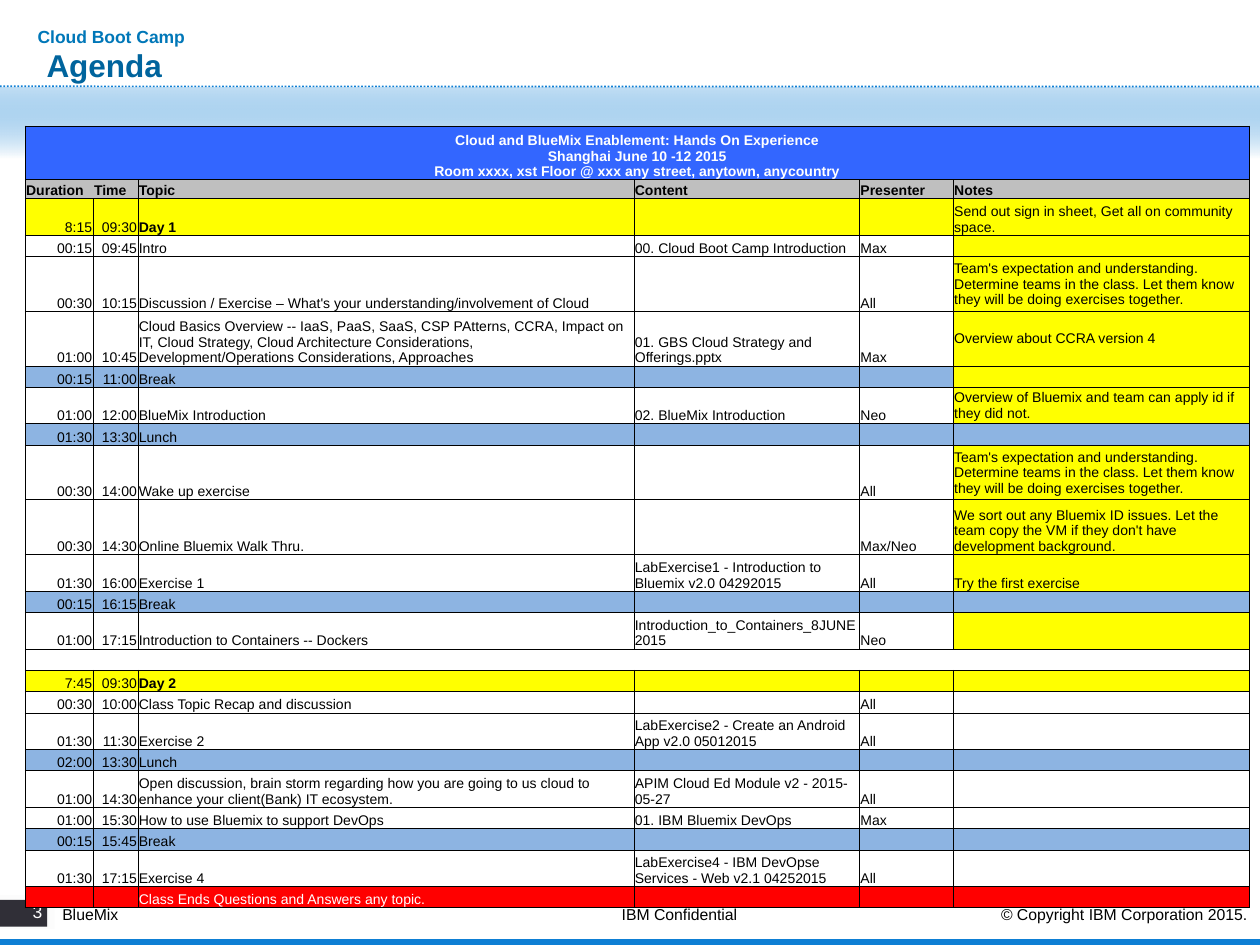
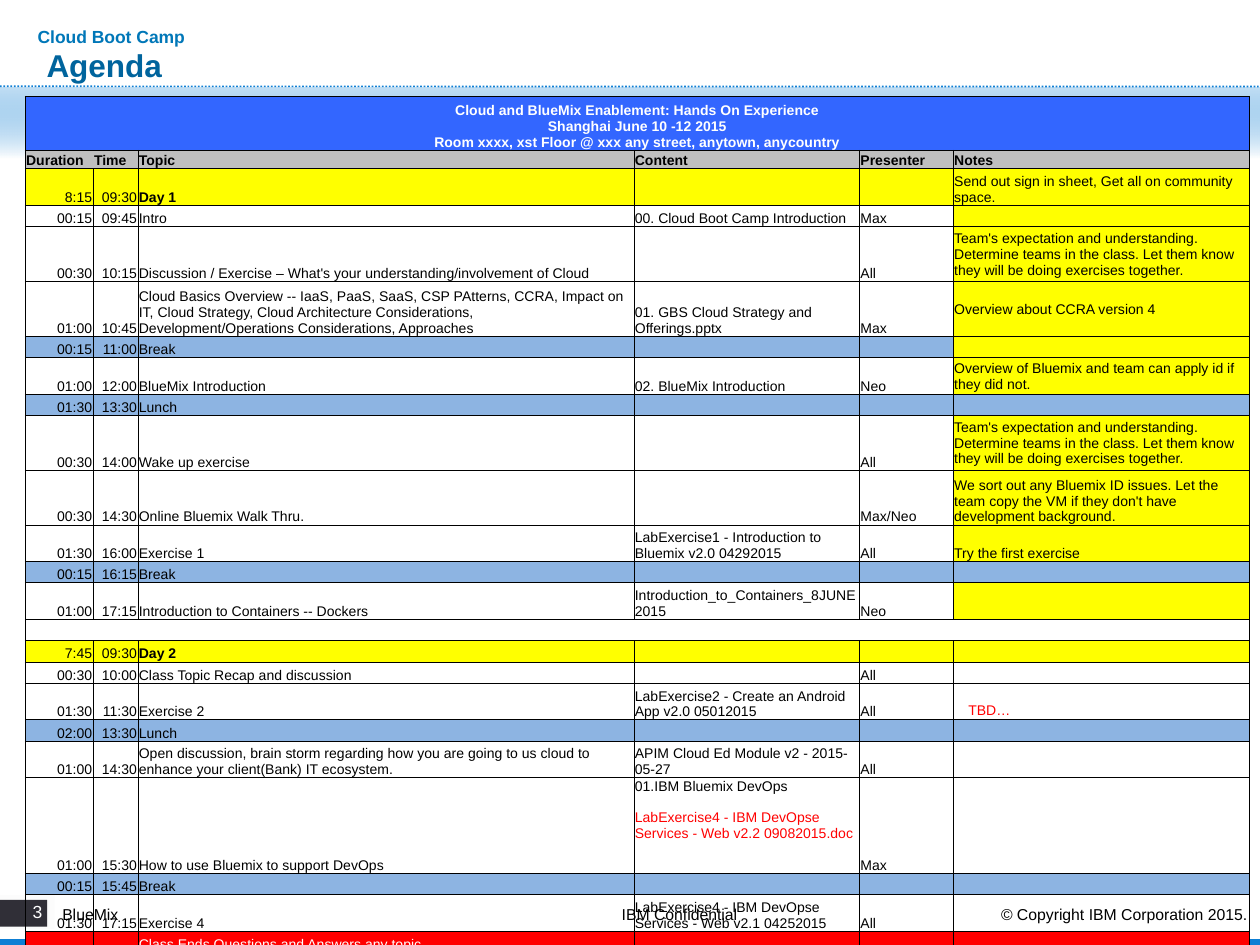
Before and after one commit to skivvyxu/BlueMix-Training, a slide deck: slide 3 of Day1/00. Cloud Boot Camp Introduction.pptx. Drawn at 1260x945 pixels with LibreOffice and Linux fonts; fonts in the diff are those of the drawing; background and template pictures are left out. Boxes give left, top, right and bottom in pixels: in the first picture for what was removed or moved away, otherwise in the second. Text is boxed around its words. In the diff, an @@ line names an element or a change of style, - is before the commit and + after.

```diff
--- a/Day1/00. Cloud Boot Camp Introduction.pptx
+++ b/Day1/00. Cloud Boot Camp Introduction.pptx
@@ table at <box>25,96,1250,932</box> @@
-row 18, column 6: 
+row 18, column 6: TBD…
-row 21, column 4: 01. IBM Bluemix DevOps
+row 21, column 4: 01.IBM Bluemix DevOps / LabExercise4 - IBM DevOpse Services - Web v2.2 09082015.doc
@@ table: place and size @@
-table at <box>25,126,1250,912</box>
+table at <box>25,96,1250,932</box>
```
Also in this commit, not shown: 1 other slide changed, 1 other file.
